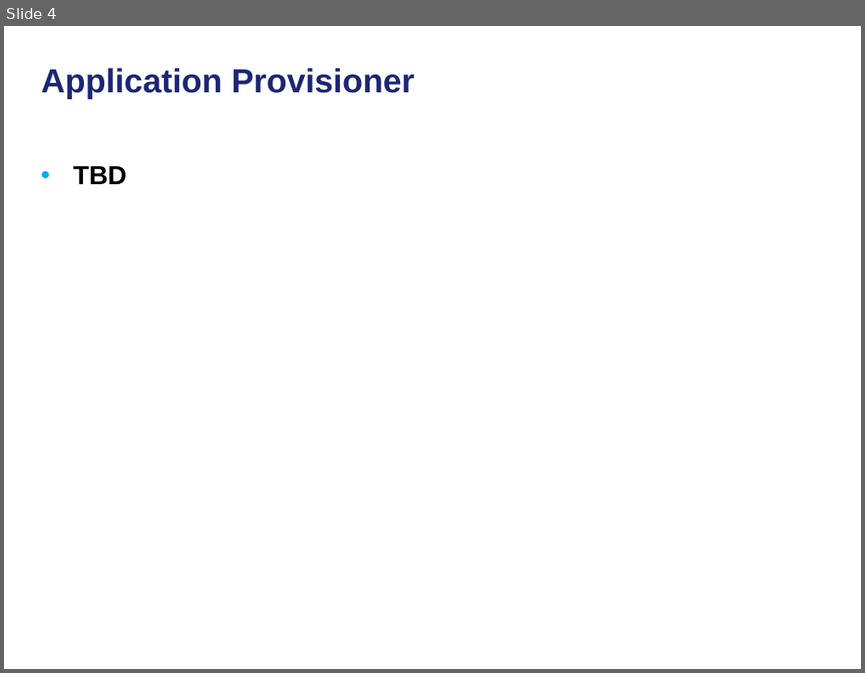
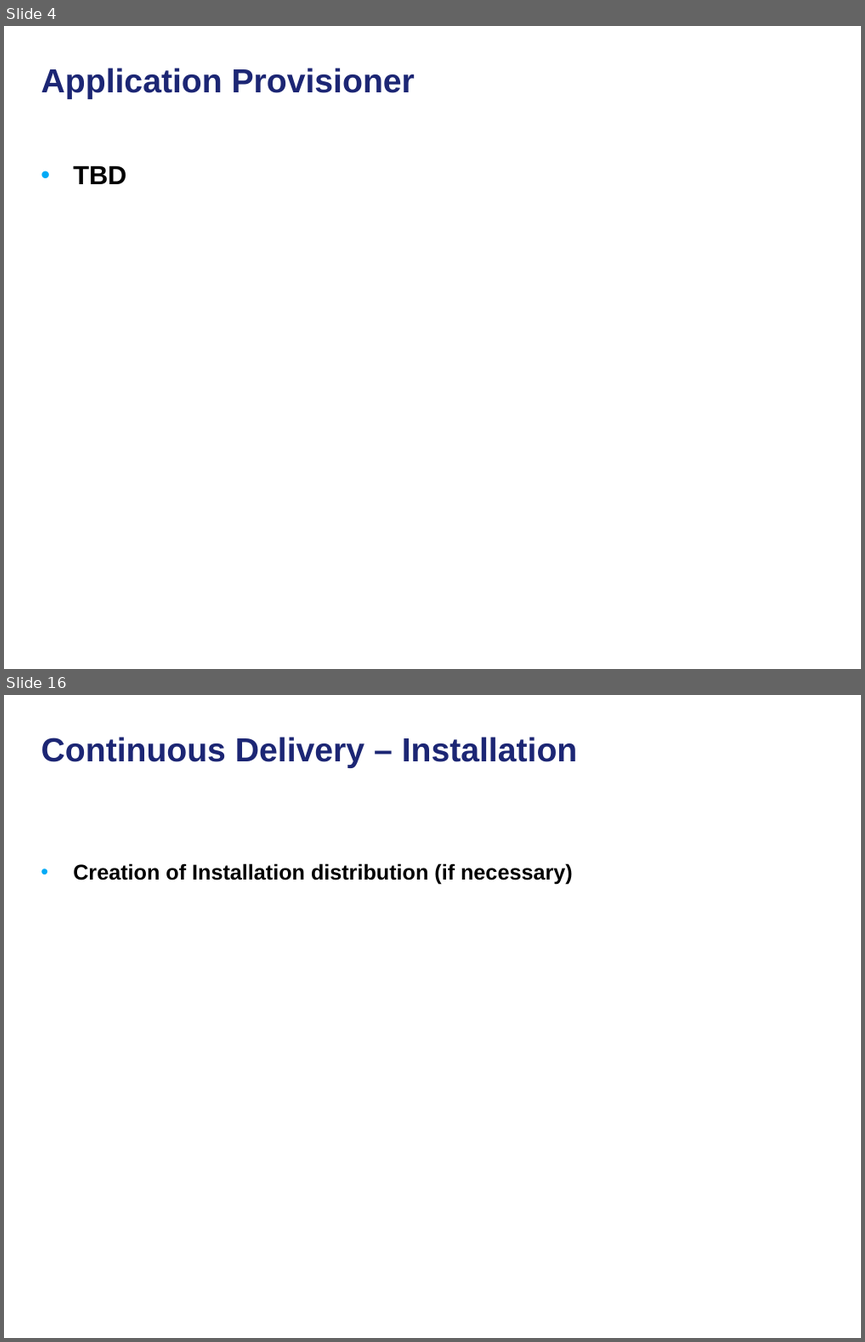
Before and after one commit to NCIP/automation, a slide deck: docs/continuous-delivery-caehr.ppt. Shown one above the other, each under a label of ours: slide 4 before the commit, slides 4 and 16 after it; the slides between them are not shown. The pictures are 865x673 and 865x1342 pixels, drawn with LibreOffice and Linux fonts; fonts in the diff are those of the drawing; background and template pictures are left out. Boxes give left, top, right and bottom in pixels: in the first picture for what was removed or moved away, otherwise in the second. Text is boxed around its words. In the diff, an @@ line names an element or a change of style, - is before the commit and + after.

```diff
--- a/docs/continuous-delivery-caehr.ppt
+++ b/docs/continuous-delivery-caehr.ppt
@@ slide 16 added at bbox=[4, 695, 861, 1338], background picture (left out) @@
@@ title added at bbox=[41, 737, 578, 768], 28 pt, text #1C2674, bold @@
+Continuous Delivery – Installation
@@ text added at bbox=[73, 863, 573, 885], 18 pt, text #000000, bold @@
+• Creation of Installation distribution (if necessary)
```
Also in this commit, not shown: 2 slides changed, 12 other slides added.
